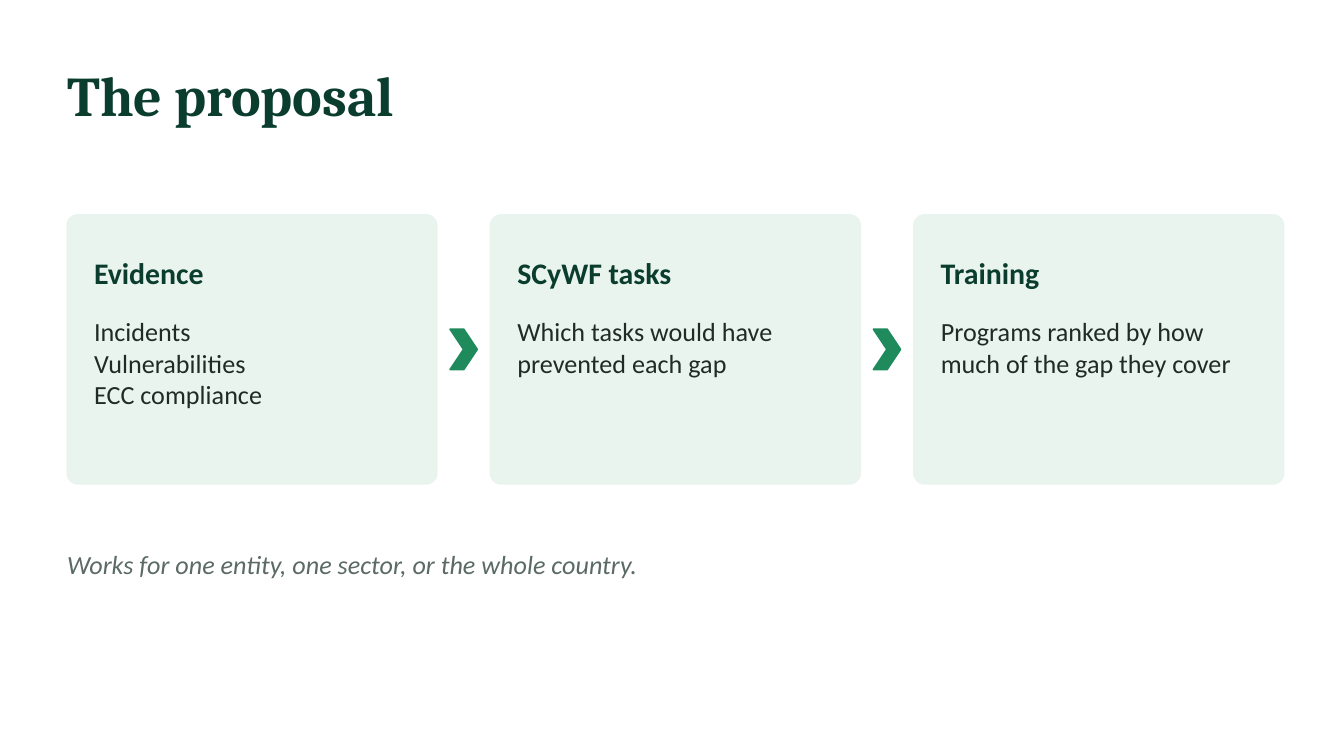
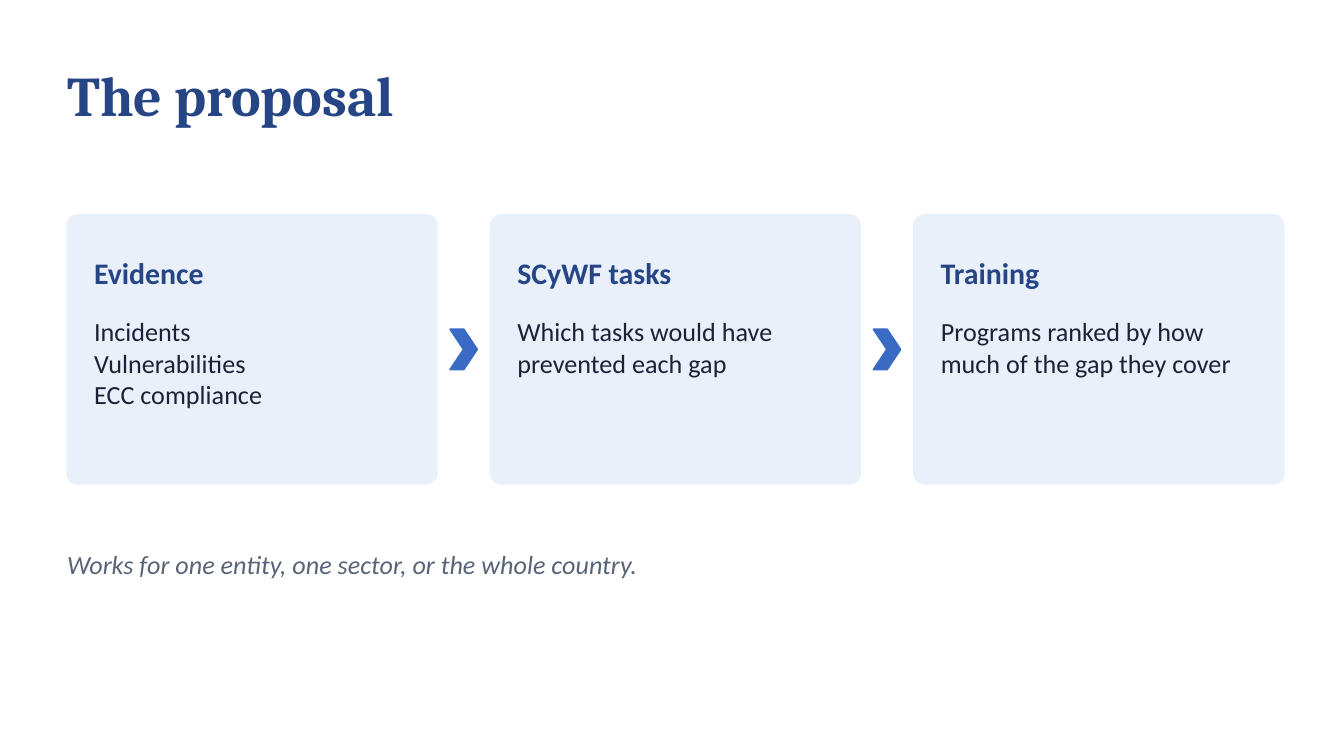
Before and after one commit to MeshaelAlessa/SCyWF, a slide deck: slide 4 of deck/SCyWF_Proposal.pptx. Drawn at 1344x756 pixels with LibreOffice and Linux fonts; fonts in the diff are those of the drawing. Boxes give left, top, right and bottom in pixels: in the first picture for what was removed or moved away, otherwise in the second. Text is boxed around its words. In the diff, an @@ line names an element or a change of style, - is before the commit and + after.

```diff
--- a/deck/SCyWF_Proposal.pptx
+++ b/deck/SCyWF_Proposal.pptx
@@ fill #EAF4EE to #EAF0F9; outline #EAF4EE 1 pt to #EAF0F9 1 pt in 3 elements at [67, 215, 437, 484], [491, 215, 860, 484], [914, 215, 1284, 484] @@
@@ text colour #0B3D2E to #254585 in 4 elements at [67, 77, 395, 128], [94, 263, 204, 284], [517, 263, 672, 289], [941, 263, 1039, 289] @@
@@ chevron at [450, 329, 477, 370]: fill #1F8A5B to #3A6BC4; outline #1F8A5B 1 pt to #3A6BC4 1 pt @@
@@ chevron at [874, 329, 900, 370]: fill #1F8A5B to #3A6BC4; outline #1F8A5B 1 pt to #3A6BC4 1 pt @@
@@ text colour #1E2B26 to #1A2238 in 3 elements at [94, 323, 262, 409], [517, 323, 772, 378], [941, 323, 1230, 378] @@
@@ text "Works for one entity, one ..." at [67, 556, 637, 578]: text colour #5B6B64 to #5A6478 @@
```
Also in this commit, not shown: 7 other slides changed, 1 other file.
